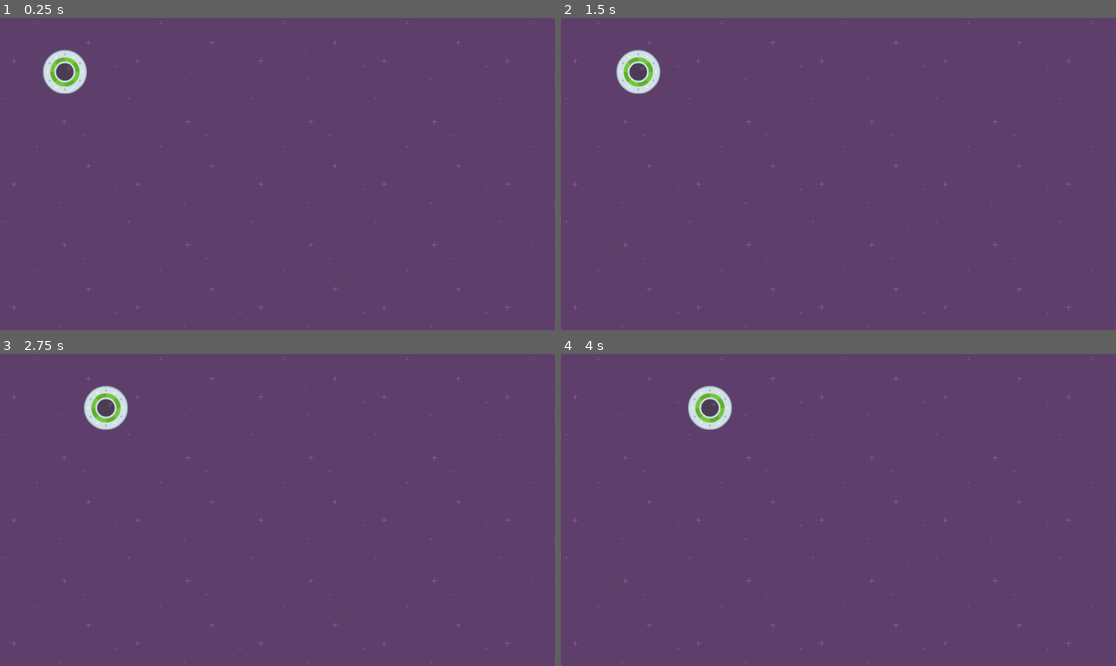
Above: before the commit, frames 1-4 (two rows, left to right).
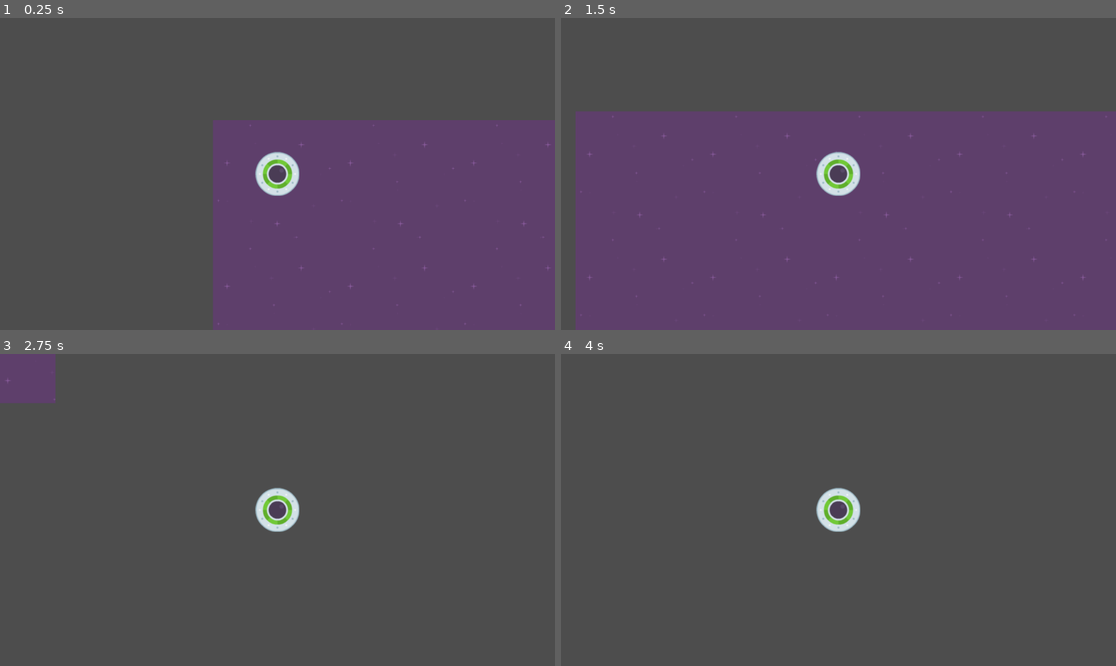
Above: after the commit, the same moments.

Repository: JStatiC73/SpeedySaucer
Game: Godot game, scene res://level_1.tscn
Same seed, same stepped clock (60 frames per second), same inputs: the game is played once before the commit and once after it.
Inputs:
- Up to frame 1 (0.25 s): no input
- Up to frame 2 (1.5 s): hold Right (move_right, bound only after the commit) 0.53-1.28 s; hold Down (move_down, bound only after the commit) from 1.28 s (still down)
- Up to frame 3 (2.75 s): release Down (move_down, bound only after the commit) at 2.03 s; hold Right (move_right, bound only after the commit) from 2.03 s (still down)
- Up to frame 4 (4 s): release Right (move_right, bound only after the commit) at 2.78 s; hold Up (move_up, bound only after the commit) 2.78-3.53 s; hold Left (move_left, bound only after the commit) from 3.53 s (still down)

The runs differ from the first frame. In frame 1, 59% of the frame differs, in the area x 0-100%, y 0-100%; in frame 2, 32%; in frame 3, 98%; in frame 4, 100%.

Commit message:
Se agrego la camara para seguir al jugador y los controles para detectar moviemientos del jugador

Diff:
--- a/player.gd
+++ b/player.gd
@@ -1,14 +1,31 @@
 extends RigidBody2D
-
+var force = 1000
 
 # Called when the node enters the scene tree for the first time.
 func _ready():
-	#apply_impulse(Vector2(25, 25))
-	pass
+	# apply_impulse(Vector2(25, 25))
+	# var force = 10
+	# para acceder a la variable force local = print(force)
+	# para acceder a la variable force global = print(self.force)
+	# print(force)
+	# print(self.force)
+	var result = add(5, 6)
+	print(result)
 
 
 func _process(delta):
 	pass
 
 func _physics_process(delta):
-	apply_force(Vector2(25, 0))
+	if Input.is_action_pressed("move_right"):
+		apply_force(Vector2(force, 0))
+	if Input.is_action_pressed("move_left"):
+		apply_force(Vector2(-force, 0))
+	if Input.is_action_pressed("move_up"):
+		apply_force(Vector2(0, -force))
+	if Input.is_action_pressed("move_down"):
+		apply_force(Vector2(0, force))
+
+func add(number1, number2):
+	var result = number1 + number2
+	return result;
--- a/player.tscn
+++ b/player.tscn
@@ -16,3 +16,6 @@
 
 [node name="CollisionShape2D" type="CollisionShape2D" parent="."]
 shape = SubResource("CircleShape2D_6pyun")
+
+[node name="Camera2D" type="Camera2D" parent="."]
+position_smoothing_speed = 72.9
--- a/project.godot
+++ b/project.godot
@@ -14,3 +14,30 @@
 run/main_scene="res://level_1.tscn"
 config/features=PackedStringArray("4.3", "Forward Plus")
 config/icon="res://icon.svg"
+
+[input]
+
+move_right={
+"deadzone": 0.5,
+"events": [Object(InputEventKey,"resource_local_to_scene":false,"resource_name":"","device":0,"window_id":0,"alt_pressed":false,"shift_pressed":false,"ctrl_pressed":false,"meta_pressed":false,"pressed":false,"keycode":0,"physical_keycode":4194321,"key_label":0,"unicode":0,"location":0,"echo":false,"script":null)
+, Object(InputEventKey,"resource_local_to_scene":false,"resource_name":"","device":0,"window_id":0,"alt_pressed":false,"shift_pressed":false,"ctrl_pressed":false,"meta_pressed":false,"pressed":false,"keycode":0,"physical_keycode":68,"key_label":0,"unicode":0,"location":0,"echo":false,"script":null)
+]
+}
+move_left={
+"deadzone": 0.5,
+"events": [Object(InputEventKey,"resource_local_to_scene":false,"resource_name":"","device":-1,"window_id":0,"alt_pressed":false,"shift_pressed":false,"ctrl_pressed":false,"meta_pressed":false,"pressed":false,"keycode":0,"physical_keycode":4194319,"key_label":0,"unicode":0,"location":0,"echo":false,"script":null)
+, Object(InputEventKey,"resource_local_to_scene":false,"resource_name":"","device":-1,"window_id":0,"alt_pressed":false,"shift_pressed":false,"ctrl_pressed":false,"meta_pressed":false,"pressed":false,"keycode":0,"physical_keycode":65,"key_label":0,"unicode":97,"location":0,"echo":false,"script":null)
+]
+}
+move_up={
+"deadzone": 0.5,
+"events": [Object(InputEventKey,"resource_local_to_scene":false,"resource_name":"","device":-1,"window_id":0,"alt_pressed":false,"shift_pressed":false,"ctrl_pressed":false,"meta_pressed":false,"pressed":false,"keycode":0,"physical_keycode":4194320,"key_label":0,"unicode":0,"location":0,"echo":false,"script":null)
+, Object(InputEventKey,"resource_local_to_scene":false,"resource_name":"","device":-1,"window_id":0,"alt_pressed":false,"shift_pressed":false,"ctrl_pressed":false,"meta_pressed":false,"pressed":false,"keycode":0,"physical_keycode":87,"key_label":0,"unicode":119,"location":0,"echo":false,"script":null)
+]
+}
+move_down={
+"deadzone": 0.5,
+"events": [Object(InputEventKey,"resource_local_to_scene":false,"resource_name":"","device":-1,"window_id":0,"alt_pressed":false,"shift_pressed":false,"ctrl_pressed":false,"meta_pressed":false,"pressed":false,"keycode":0,"physical_keycode":4194322,"key_label":0,"unicode":0,"location":0,"echo":false,"script":null)
+, Object(InputEventKey,"resource_local_to_scene":false,"resource_name":"","device":-1,"window_id":0,"alt_pressed":false,"shift_pressed":false,"ctrl_pressed":false,"meta_pressed":false,"pressed":false,"keycode":0,"physical_keycode":83,"key_label":0,"unicode":115,"location":0,"echo":false,"script":null)
+]
+}
